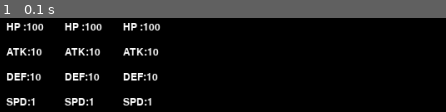
Above: before the commit, frame 1.
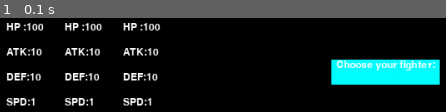
Above: after the commit, the same moment.

Repository: Nikhil-Singla/the-dev-dossier
Game: pygame game, started from game_dev/testIdleClicker_pygame.py
Two runs of this game, one before a commit and one after it. Both use one fixed random seed, a clock stepped at 60 frames per second and the inputs below.
Inputs:
- Up to frame 1 (0.1 s): no input

The runs differ from the first frame. In frame 1, 6.8% of the frame differs, in the area x 74-99%, y 43-72%.

Commit message:
Button setup for fighter choice

Diff:
--- a/game_dev/testIdleClicker_pygame.py
+++ b/game_dev/testIdleClicker_pygame.py
@@ -68,6 +68,12 @@
 def statDisplay(listVar, index, stat, name):
     listVar.insert(index, font.render(name+str(round(stat)), True, white, black))
 
+def choose_fighterButton():
+    fighterButton = pygame.draw.rect(screen, aqua, [400, 50, 130, 30])
+    buttonText = font.render(('Choose your fighter: '), True, white)
+    screen.blit(buttonText, (406, 50))
+    return fighterButton
+
 """"
 healthOne = 100
 attackOne = 10
@@ -90,6 +96,7 @@
         if event.type == pygame.QUIT: ## Different from quit(). Here, its an event
             gameState = False
     screen.fill(background) ## Have our initial background on the screen
+
     for i in range(0,3):
         statDisplay(displayStat1, i, healthMod[i], 'HP :')
         statDisplay(displayStat2, i, attackMod[i], 'ATK:')
@@ -102,5 +109,6 @@
         screen.blit(displayStat3[i], (10+70*i,65))
         screen.blit(displayStat4[i], (10+70*i,95))
 
+    choose_fighterButton()
     pygame.display.flip() ## Update the content of the entire display
 pygame.quit() ## Uninitialize all pygame modules
